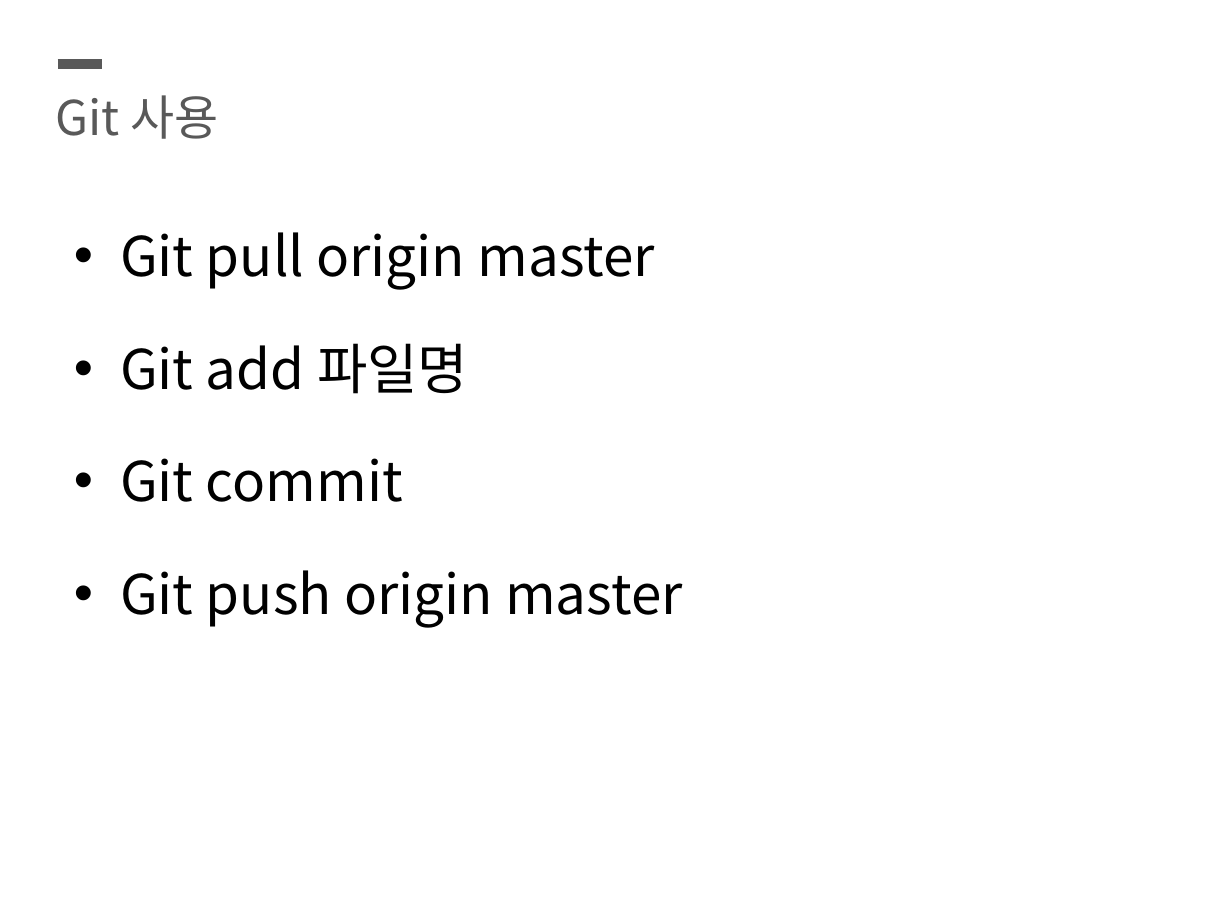
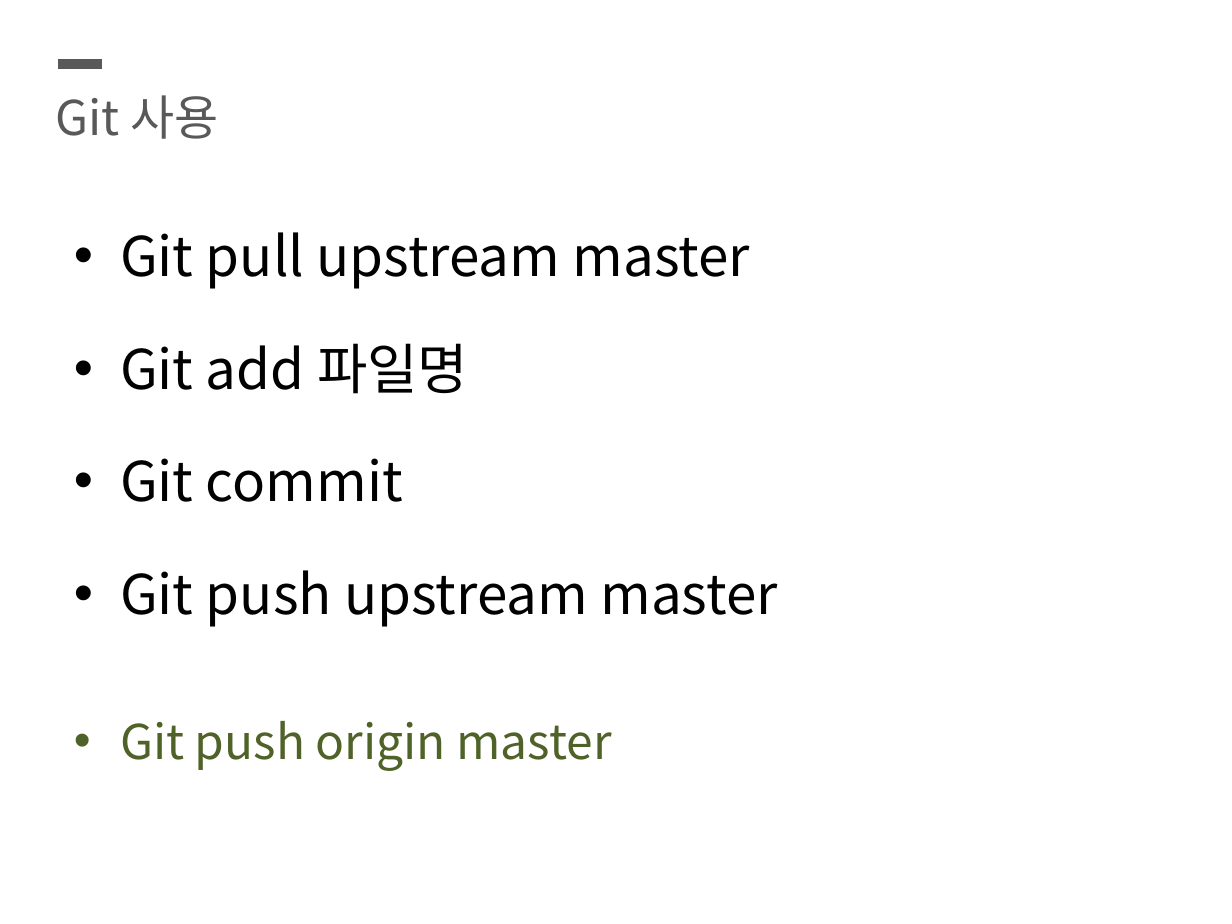
Before and after one commit to SeunghyunKing/OS_blue09, a slide deck: slide 10 of ppt.pptx. Drawn at 1232x924 pixels with LibreOffice and Linux fonts; fonts in the diff are those of the drawing. Boxes give left, top, right and bottom in pixels: in the first picture for what was removed or moved away, otherwise in the second. Text is boxed around its words. In the diff, an @@ line names an element or a change of style, - is before the commit and + after.

```diff
--- a/ppt.pptx
+++ b/ppt.pptx
@@ text at (x1=120, y1=232, x2=750, y2=289): text changed @@
-• Git pull origin master
+• Git pull upstream master
@@ text at (x1=120, y1=570, x2=777, y2=627): paragraph added @@
+• Git push upstream master
@@ text at (x1=120, y1=721, x2=612, y2=771): size 32 to 28 pt, text colour #000000 to #4F6228 in "Git push origin master" @@
```
Also in this commit, not shown: 4 other slides changed.
